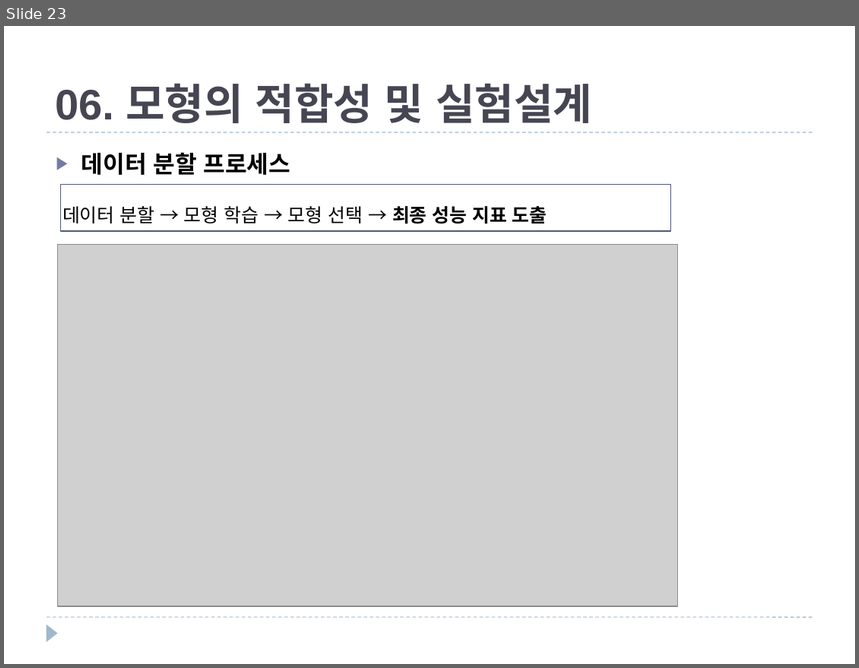
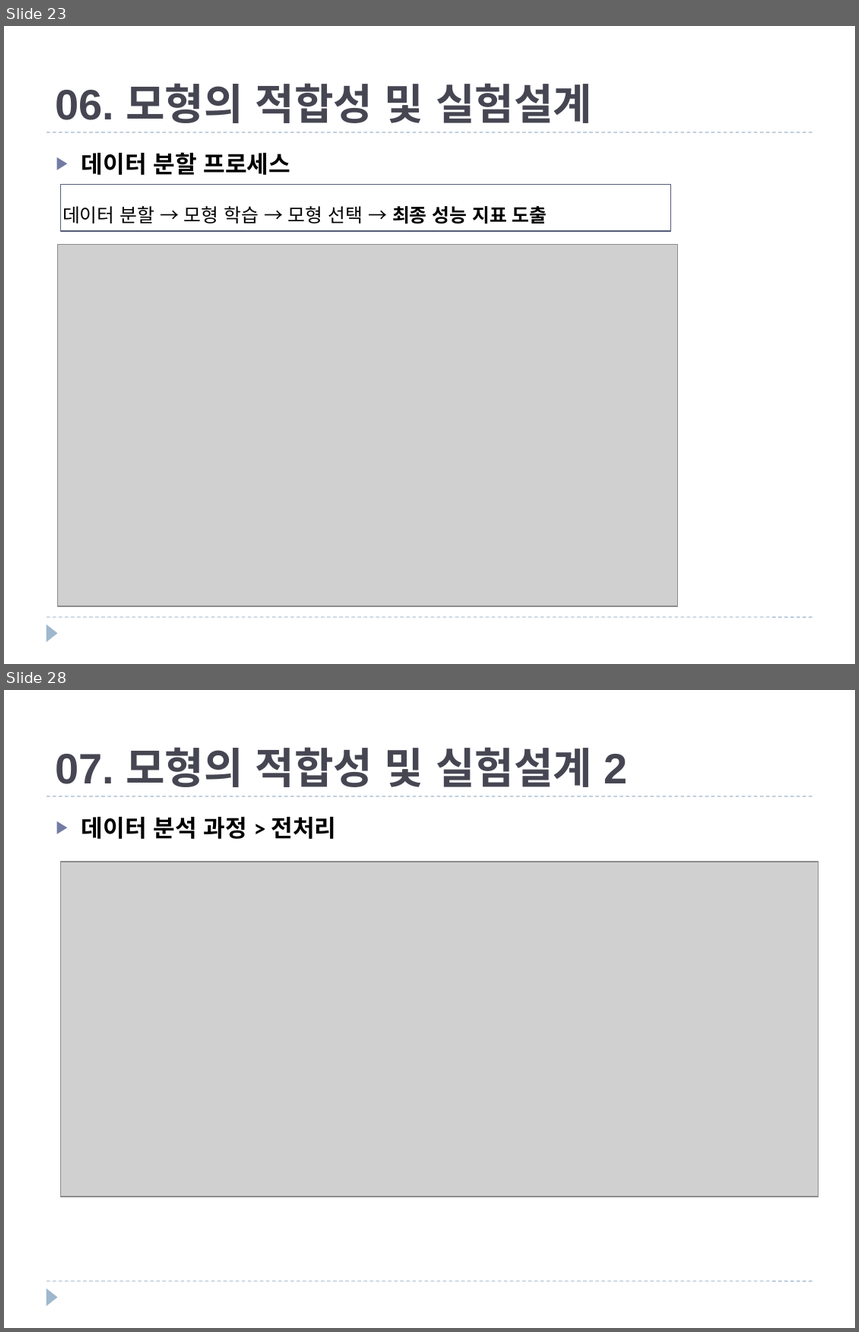
Before and after one commit to JXXA/JXXAGit, a slide deck: Machine Learning 개념과 종류.pptx. Shown one above the other, each under a label of ours: slide 23 before the commit, slides 23 and 28 after it; the slides between them are not shown. The pictures are 859x668 and 859x1332 pixels, drawn with LibreOffice and Linux fonts; fonts in the diff are those of the drawing; grey boxes stand for pictures. Boxes give left, top, right and bottom in pixels: in the first picture for what was removed or moved away, otherwise in the second. Text is boxed around its words. In the diff, an @@ line names an element or a change of style, - is before the commit and + after.

Commit message:
Update Machine Learning 개념과 종류.pptx
2020.10.23 데이터분석 전처리/실험설계 내용 정리

```diff
--- a/Machine Learning 개념과 종류.pptx
+++ b/Machine Learning 개념과 종류.pptx
@@ slide 28 added at (4, 690, 855, 1328), background #FFFFFF; not listed: 3 template elements that a slide beside it also shows @@
@@ title added at (55, 747, 628, 787), 36 pt, text #464653, bold @@
+07. 모형의 적합성 및 실험설계 2
@@ text added at (82, 817, 336, 839), 20 pt, text #000000, bold @@
+▶ 데이터 분석 과정 > 전처리
@@ picture added at (61, 862, 819, 1198) @@
```
Also in this commit, not shown: 1 slide changed, 5 other slides added.
